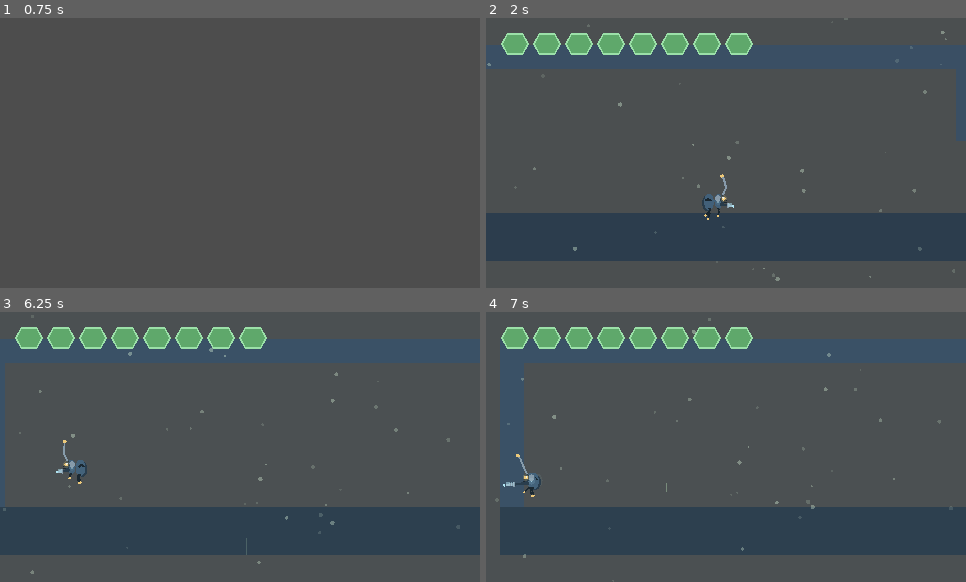
Above: before the commit, frames 1-4 (two rows, left to right).
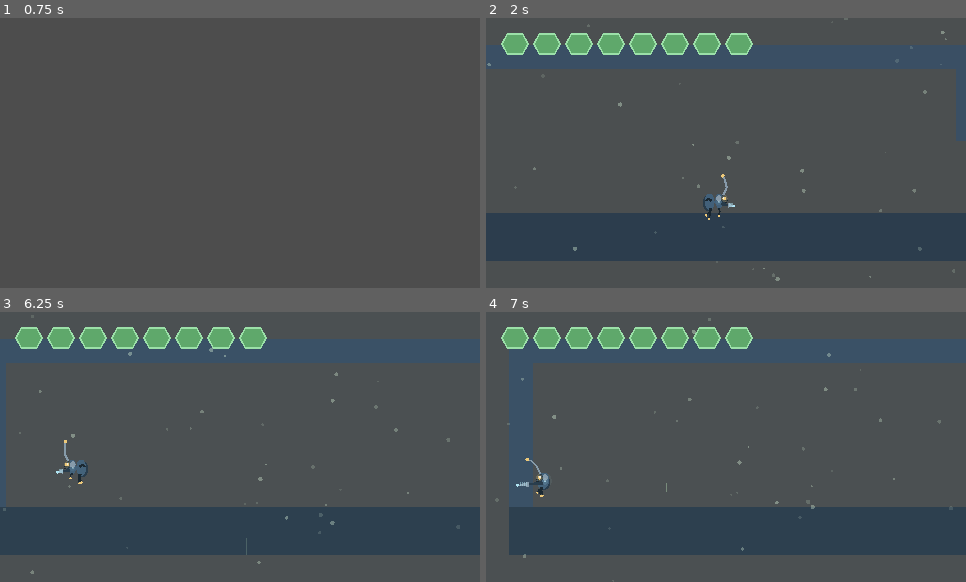
Above: after the commit, the same moments.

Repository: AdventurousArdvark/Bugvania
Game: Godot game, scene res://scenes/title.tscn
Same seed, same stepped clock (60 frames per second), same inputs: the game is played once before the commit and once after it.
Inputs (mouse positions are in pixels of both pictures, inside the frame that each line leads up to):
- Up to frame 1 (0.75 s): tap Enter (pause) at 0.5 s; move the mouse to (345, 139) at 0.52 s; hold D (move_right) from 0.53 s (still down); tap Shift (dash) at 0.6 s; click (345, 139) at 0.67 s
- Up to frame 2 (2 s): keep holding D (move_right); tap Space (jump) at 0.77, 1.07, 1.52, 1.55, 1.82 s; tap K (shoot) at 0.8, 1.35 s; move the mouse to (630, 166) at 1.27 s
- Up to frame 3 (6.25 s): move the mouse to (288, 387) at 2.02 s; release D (move_right) at 2.03 s; hold A (move_left) 2.03-2.78 s; tap Space (jump) at 2.1, 3.02, 3.32, 3.77, 3.8, 4.07, 4.52, 4.82, 6.02, 6.05 s; tap Shift (dash) at 2.3, 3.6, 4.55 s; move the mouse to (216, 501) at 2.77 s; hold D (move_right) 2.78-4.28 s; tap J (attack) at 2.85 s; click (216, 501) at 2.92 s; tap K (shoot) at 3.05, 4.35, 5.3 s; move the mouse to (384, 487) at 3.52 s; move the mouse to (96, 406) at 4.27 s; hold A (move_left) 4.28-5.03 s; move the mouse to (264, 447) at 5.02 s; hold D (move_right) 5.03-5.78 s; hold Ctrl (slide) 5.03-5.78 s; click (264, 447) at 5.17 s; move the mouse to (168, 379) at 5.77 s; hold A (move_left) from 5.78 s (still down); tap R at 5.85 s
- Up to frame 4 (7 s): keep holding A (move_left); tap Space (jump) at 6.32, 6.77 s; move the mouse to (831, 433) at 6.52 s; tap Q at 6.6 s; tap Shift (dash) at 6.8 s

Frame 1 is identical in both runs. In frame 2, 0.1% of the frame differs, in the area x 45-52%, y 57-75%; in frame 3, 0.1%; in frame 4, 0.8%, in the area x 2-14%, y 52-90%.

Commit message:
added world hazards

Diff:
--- /dev/null
+++ b/scripts/breakable_wall.gd
@@ -0,0 +1,57 @@
+extends StaticBody2D
+class_name BreakableWall
+## A solid block that blocks the player and stops beams, but takes damage from shots
+## (via the projectile's on_projectile_hit hook) and shatters. Optionally only a
+## missile can break it — a soft gate for hiding shortcuts and optional pickups.
+
+@export var block: Vector2 = Vector2(32, 96)
+@export var hp: int = 6
+@export var requires_missile: bool = false
+@export var color: Color = Color("#5f4a35")
+
+var _max: int = 1
+
+func _ready() -> void:
+	collision_layer = 1                 # solid World
+	collision_mask = 0
+	_max = maxi(hp, 1)
+	var cs := CollisionShape2D.new()
+	var r := RectangleShape2D.new()
+	r.size = block
+	cs.shape = r
+	add_child(cs)
+
+# Called by Projectile when a shot overlaps this body.
+func on_projectile_hit(props: Dictionary, dmg: int) -> void:
+	if requires_missile and str(props.get("element", "")) != "missile":
+		Fx.burst(get_parent(), global_position, color.lightened(0.3), 3, 70.0)
+		return
+	hp -= maxi(dmg, 1)
+	Fx.burst(get_parent(), global_position, color.lightened(0.3), 5, 110.0)
+	Audio.play("hit")
+	if hp <= 0:
+		Fx.burst(get_parent(), global_position, color.lightened(0.4), 14, 200.0)
+		Audio.play("missile_door")
+		get_tree().call_group("camera_rig", "shake", 3.0, 0.2)
+		queue_free()
+	else:
+		queue_redraw()
+
+func _draw() -> void:
+	var hw := block.x * 0.5
+	var hh := block.y * 0.5
+	draw_rect(Rect2(-hw, -hh, block.x, block.y), color)
+	draw_rect(Rect2(-hw, -hh, block.x, block.y), color.darkened(0.3), false, 2.0)
+	# Brick seams.
+	var rows := maxi(2, int(block.y / 24.0))
+	for r in range(1, rows):
+		var y := -hh + block.y * float(r) / float(rows)
+		draw_line(Vector2(-hw, y), Vector2(hw, y), color.darkened(0.25), 1.0)
+	# Cracks grow as it takes damage.
+	var dmg01 := 1.0 - float(hp) / float(_max)
+	if dmg01 > 0.0:
+		var seed := 3
+		for i in int(dmg01 * 8.0) + 1:
+			var a := Vector2(sin(float(i) * 2.3) * hw * 0.7, cos(float(i * seed) * 1.7) * hh * 0.7)
+			var b := a + Vector2(sin(float(i) * 5.1), cos(float(i) * 3.3)) * 14.0
+			draw_line(a, b, color.darkened(0.55), 1.5)
--- /dev/null
+++ b/scripts/crusher.gd
@@ -0,0 +1,100 @@
+extends AnimatableBody2D
+class_name Crusher
+## A heavy block that slams along `dir` on a timed cycle: rest -> fast slam ->
+## hold -> slow retract. Solid (World layer) so it shoves the player; if it catches
+## the player during the slam/hold it deals a heavy crush hit. Telegraphed by the
+## slow rest/retract so it's dodgeable on rhythm.
+
+@export var block: Vector2 = Vector2(96, 96)
+@export var travel: float = 96.0
+@export var dir: Vector2 = Vector2.DOWN
+@export var rest_time: float = 1.0
+@export var slam_time: float = 0.12
+@export var hold_time: float = 0.45
+@export var retract_time: float = 1.1
+@export var damage: int = 24
+@export var color: Color = Color("#5b3a3a")
+
+enum { REST, SLAM, HOLD, RETRACT }
+var _state: int = REST
+var _t: float = 0.0
+var _base: Vector2 = Vector2.ZERO
+var _hurt: Area2D = null
+var _prog: float = 0.0
+
+func _ready() -> void:
+	sync_to_physics = true
+	collision_layer = 1                 # solid World
+	collision_mask = 0
+	_base = position
+	_t = rest_time
+	var cs := CollisionShape2D.new()
+	var r := RectangleShape2D.new()
+	r.size = block
+	cs.shape = r
+	add_child(cs)
+	_hurt = Area2D.new()
+	_hurt.collision_layer = 0
+	_hurt.collision_mask = 2            # the player
+	_hurt.monitoring = true
+	add_child(_hurt)
+	var hcs := CollisionShape2D.new()
+	var hr := RectangleShape2D.new()
+	hr.size = block + dir.normalized().abs() * 12.0   # a little reach on the leading face
+	hcs.shape = hr
+	_hurt.add_child(hcs)
+
+func _physics_process(delta: float) -> void:
+	_t -= delta
+	match _state:
+		REST:
+			_prog = 0.0
+			if _t <= 0.0:
+				_state = SLAM
+				_t = slam_time
+		SLAM:
+			_prog = clampf(1.0 - _t / slam_time, 0.0, 1.0)
+			_prog *= _prog                # ease-in: accelerate into the slam
+			if _t <= 0.0:
+				_prog = 1.0
+				_state = HOLD
+				_t = hold_time
+				Audio.play("hit")
+				get_tree().call_group("camera_rig", "shake", 4.0, 0.2)
+				_crush()
+		HOLD:
+			_prog = 1.0
+			_crush()
+			if _t <= 0.0:
+				_state = RETRACT
+				_t = retract_time
+		RETRACT:
+			_prog = clampf(_t / retract_time, 0.0, 1.0)
+			if _t <= 0.0:
+				_state = REST
+				_t = rest_time
+	position = _base + dir.normalized() * travel * _prog
+	queue_redraw()
+
+func _crush() -> void:
+	for b in _hurt.get_overlapping_bodies():
+		if b.has_method("take_damage"):
+			b.take_damage(damage, global_position)
+
+func _draw() -> void:
+	var hw := block.x * 0.5
+	var hh := block.y * 0.5
+	draw_rect(Rect2(-hw, -hh, block.x, block.y), color)
+	draw_rect(Rect2(-hw, -hh, block.x, block.y), color.lightened(0.25), false, 2.0)
+	# Teeth on the leading face.
+	var n := dir.normalized()
+	var tan := Vector2(-n.y, n.x)
+	var face := n * Vector2(hw, hh).length() * 0.0 + n * (hh if absf(n.y) > absf(n.x) else hw)
+	var reach := 10.0
+	var count := 6
+	var fw := (block.x if absf(n.y) > absf(n.x) else block.y) / float(count)
+	for i in count:
+		var c := face + tan * (-(block.x if absf(n.y) > absf(n.x) else block.y) * 0.5 + (float(i) + 0.5) * fw)
+		draw_colored_polygon(PackedVector2Array([
+			c - tan * fw * 0.5, c + tan * fw * 0.5, c + n * reach,
+		]), color.lightened(0.15))
--- /dev/null
+++ b/scripts/current_zone.gd
@@ -0,0 +1,47 @@
+extends Area2D
+class_name CurrentZone
+## A region that pushes the player while inside — updraft, wind, or water flow.
+## Feeds the push to the player's apply_current(); it fades on exit so you carry a
+## little momentum out. Purely additive: your own movement still works inside it.
+
+@export var area_size: Vector2 = Vector2(96, 192)
+@export var push: Vector2 = Vector2(0, -540)   # default: an updraft
+@export var color: Color = Color("#7fdcff")
+
+var _t: float = 0.0
+
+func _ready() -> void:
+	collision_layer = 0
+	collision_mask = 2                  # the player
+	monitoring = true
+	var cs := CollisionShape2D.new()
+	var r := RectangleShape2D.new()
+	r.size = area_size
+	cs.shape = r
+	add_child(cs)
+
+func _physics_process(delta: float) -> void:
+	_t += delta
+	for b in get_overlapping_bodies():
+		if b.has_method("apply_current"):
+			b.apply_current(push)
+	queue_redraw()
+
+func _draw() -> void:
+	var hw := area_size.x * 0.5
+	var hh := area_size.y * 0.5
+	draw_rect(Rect2(-hw, -hh, area_size.x, area_size.y), Color(color.r, color.g, color.b, 0.08))
+	draw_rect(Rect2(-hw, -hh, area_size.x, area_size.y), Color(color.r, color.g, color.b, 0.22), false, 1.5)
+	# Drifting chevrons that flow along the push direction.
+	var dir := push.normalized()
+	var tan := Vector2(-dir.y, dir.x)
+	var span := area_size.y if absf(dir.y) > absf(dir.x) else area_size.x
+	var lanes := 3
+	for L in lanes:
+		var off := tan * lerpf(-0.6, 0.6, float(L) / float(lanes - 1)) * (hw if absf(dir.y) > absf(dir.x) else hh)
+		for k in 3:
+			var phase := fmod(_t * 0.6 + float(k) / 3.0, 1.0)
+			var c := off + dir * (span * (phase - 0.5))
+			var s := 7.0
+			draw_line(c - tan * s - dir * s, c, Color(color.r, color.g, color.b, 0.5), 1.5)
+			draw_line(c + tan * s - dir * s, c, Color(color.r, color.g, color.b, 0.5), 1.5)
--- a/scripts/level_one.gd
+++ b/scripts/level_one.gd
@@ -59,6 +59,7 @@
 	_build_surface()
 	_compute_world_bottom()
 	_spawn_enemies()
+	_spawn_hazards()
 	_spawn_player()
 
 
@@ -467,6 +468,47 @@
 	bp.global_position = Vector2(82.0 * T, -7.0 * T)
 
 
+func _spawn_hazards() -> void:
+	# ROOM D — a traversal puzzle around the chasm (72..80T).
+	# Spikes line the chasm floor (top at 6T): falling in hurts.
+	var sp := Spikes.new()
+	sp.span = 5.0 * T
+	sp.depth = 18.0
+	sp.normal = Vector2.UP
+	sp.damage = 12
+	sp.position = Vector2(76.0 * T, 6.0 * T)
+	add_child(sp)
+	# ...but an updraft column lets you float across (or recover from a fall).
+	var cz := CurrentZone.new()
+	cz.area_size = Vector2(3.0 * T, 8.0 * T)
+	cz.push = Vector2(0.0, -560.0)
+	cz.position = Vector2(76.0 * T, 2.0 * T)
+	add_child(cz)
+	_label(Vector2(74.0 * T, -4.0 * T), "UPDRAFT", 11)
+	# A breakable gate across the entry walkway teaches "shoot to open".
+	var bw := BreakableWall.new()
+	bw.block = Vector2(T, 4.0 * T)
+	bw.hp = 6
+	bw.position = Vector2(70.0 * T, -1.0 * T)
+	add_child(bw)
+	_label(Vector2(68.5 * T, -4.0 * T), "SHOOT", 11)
+	# A one-way ledge up toward the ICE BEAM shelf (jump up through it).
+	var op := OnewayPlatform.new()
+	op.span = 5.0 * T
+	op.position = Vector2(84.0 * T, -4.0 * T)
+	add_child(op)
+
+	# ROOM F — a crusher to time on the way down to the boss door.
+	var cr := Crusher.new()
+	cr.block = Vector2(2.5 * T, 2.5 * T)
+	cr.travel = 3.0 * T
+	cr.dir = Vector2.DOWN
+	cr.damage = 24
+	cr.position = Vector2(124.0 * T, 3.0 * T)
+	add_child(cr)
+	_label(Vector2(122.0 * T, 0.5 * T), "CRUSHER", 11)
+
+
 func _add_enemy(pos: Vector2) -> void:
 	var e := Enemy.new()
 	add_child(e)
--- /dev/null
+++ b/scripts/oneway_platform.gd
@@ -0,0 +1,32 @@
+extends StaticBody2D
+class_name OnewayPlatform
+## A one-way membrane: solid from above (you land and stand on it) but passable from
+## below (you jump up through it). Uses Godot's one-way collision so it composes with
+## the normal movement code for free.
+
+@export var span: float = 96.0
+@export var thickness: float = 10.0
+@export var color: Color = Color("#46586e")
+
+func _ready() -> void:
+	collision_layer = 1                 # solid World (one-way)
+	collision_mask = 0
+	var cs := CollisionShape2D.new()
+	var r := RectangleShape2D.new()
+	r.size = Vector2(span, thickness)
+	cs.shape = r
+	cs.one_way_collision = true         # blocks from the shape's "up" side only
+	cs.one_way_collision_margin = 4.0
+	add_child(cs)
+
+func _draw() -> void:
+	var hw := span * 0.5
+	var hh := thickness * 0.5
+	draw_rect(Rect2(-hw, -hh, span, thickness), color)
+	draw_line(Vector2(-hw, -hh), Vector2(hw, -hh), color.lightened(0.4), 1.5)   # solid top edge
+	# Dashed underside to read as permeable from below.
+	var dash := 8.0
+	var x := -hw
+	while x < hw:
+		draw_line(Vector2(x, hh), Vector2(minf(x + dash * 0.5, hw), hh), Color(color.r, color.g, color.b, 0.5), 1.0)
+		x += dash
--- a/scripts/player.gd
+++ b/scripts/player.gd
@@ -127,6 +127,8 @@
 var _bash_sensor: Area2D = null
 var _f_down: bool = false
 var _grip_held: bool = false
+var _external_vel: Vector2 = Vector2.ZERO
+@export var external_decay: float = 900.0   # how fast a current's push fades on exit
 var health: int = 0:
 	set(value):
 		health = value
@@ -191,8 +193,18 @@
 	else:
 		_process_normal(delta, input_x)
 
+	var pre := velocity
+	velocity += _external_vel
 	move_and_slide()
+	velocity = pre                      # external push doesn't pollute owned momentum
+	# Currents refresh _external_vel each frame while you're inside; it fades on exit.
+	_external_vel = _external_vel.move_toward(Vector2.ZERO, external_decay * delta)
 	_post_move()
+
+
+# Called by CurrentZone each physics frame the player is inside it.
+func apply_current(v: Vector2) -> void:
+	_external_vel = v
 
 
 func _update_timers(delta: float) -> void:
--- /dev/null
+++ b/scripts/spikes.gd
@@ -0,0 +1,43 @@
+extends Area2D
+class_name Spikes
+## A static spike strip. Mount on any surface by pointing `normal` away from it
+## (UP = floor spikes, DOWN = ceiling, LEFT/RIGHT = wall). Damages + knocks the
+## player back along the normal while overlapping; i-frames gate repeat ticks.
+
+@export var span: float = 96.0          # width along the surface
+@export var depth: float = 16.0         # how far the spikes stick out
+@export var normal: Vector2 = Vector2.UP
+@export var damage: int = 12
+@export var color: Color = Color("#cdd6de")
+
+func _ready() -> void:
+	collision_layer = 0
+	collision_mask = 2                  # the player body
+	monitoring = true
+	var horiz := absf(normal.y) >= absf(normal.x)
+	var cs := CollisionShape2D.new()
+	var r := RectangleShape2D.new()
+	r.size = Vector2(span, depth) if horiz else Vector2(depth, span)
+	cs.shape = r
+	cs.position = normal.normalized() * depth * 0.5
+	add_child(cs)
+
+func _physics_process(_delta: float) -> void:
+	for b in get_overlapping_bodies():
+		if b.has_method("take_damage"):
+			b.take_damage(damage, global_position - normal.normalized() * 8.0)
+
+func _draw() -> void:
+	var n := normal.normalized()
+	var tan := Vector2(-n.y, n.x)
+	var teeth := maxi(2, int(span / maxf(depth, 1.0)))
+	var w := span / float(teeth)
+	for i in teeth:
+		var c := tan * (-span * 0.5 + (float(i) + 0.5) * w)
+		var a := c - tan * w * 0.5
+		var b := c + tan * w * 0.5
+		var tip := c + n * depth
+		draw_colored_polygon(PackedVector2Array([a, b, tip]), color)
+		draw_line(a, tip, color.lightened(0.3), 1.0)
+	# base rail
+	draw_line(tan * -span * 0.5, tan * span * 0.5, color.darkened(0.3), 2.0)
Not shown, added: scripts/breakable_wall.gd.uid
Not shown, added: scripts/crusher.gd.uid
Not shown, added: scripts/current_zone.gd.uid
Binary file added: scripts/hazards_preview.png
Not shown, added: scripts/hazards_preview.png.import
Not shown, added: scripts/oneway_platform.gd.uid
Not shown, added: scripts/spikes.gd.uid
